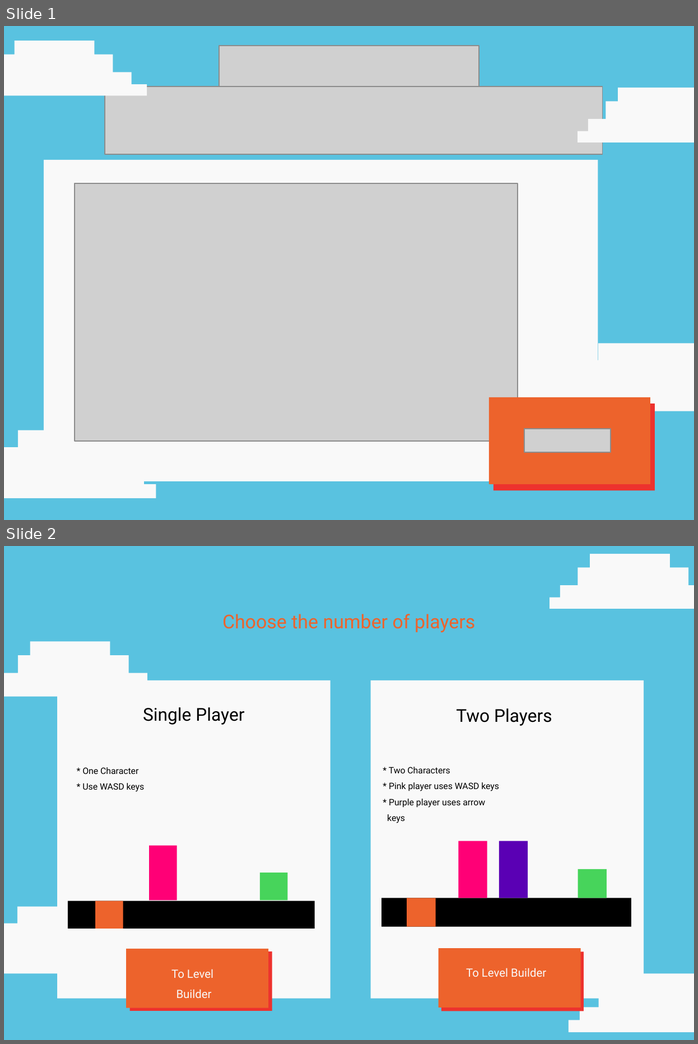
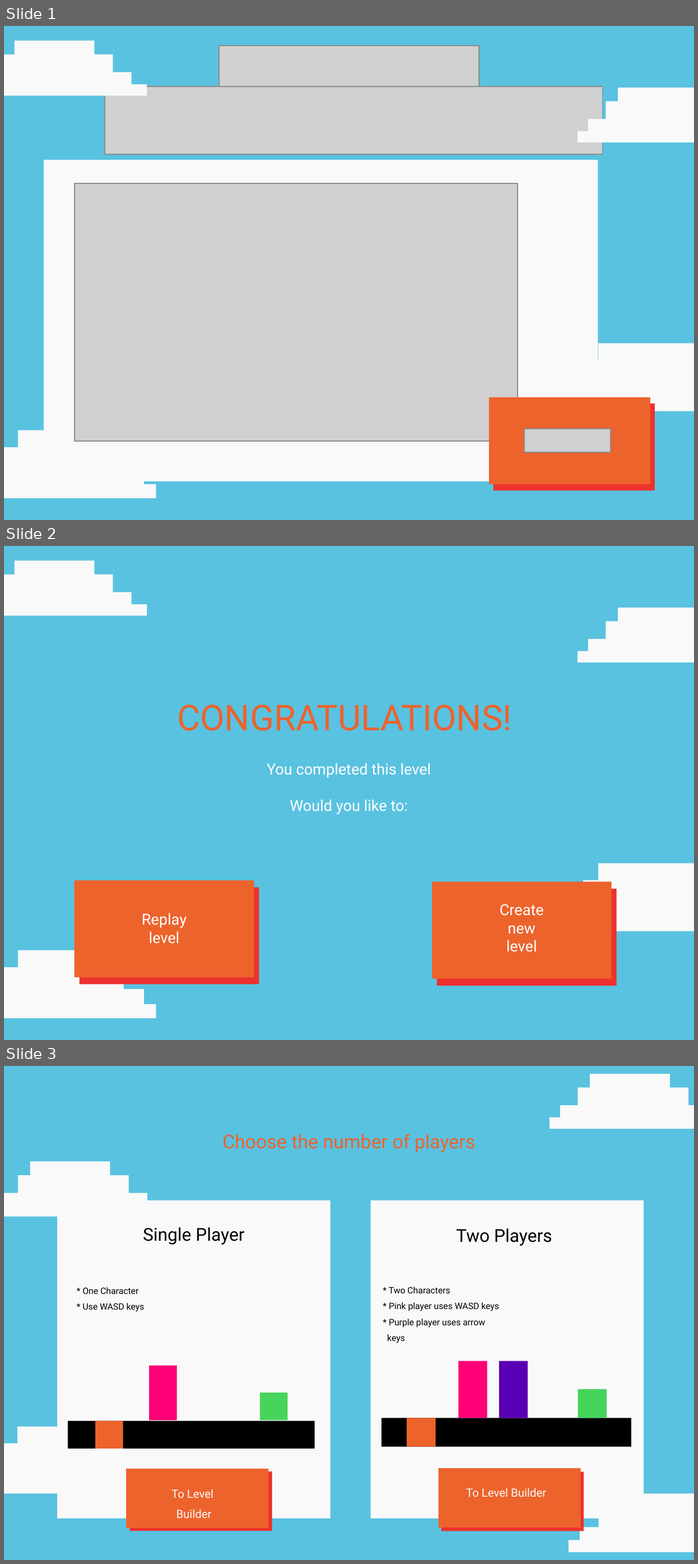
Before and after one commit to IyladaK/Block-World, a slide deck: resources/BlockWorld graphics.pptx. Shown one above the other, each under a label of ours: slides 1 and 2 before the commit, slides 1, 2 and 3 after it. The pictures are 698x1044 and 698x1564 pixels, drawn with LibreOffice and Linux fonts; fonts in the diff are those of the drawing; grey boxes stand for pictures. Boxes give left, top, right and bottom in pixels: in the first picture for what was removed or moved away, otherwise in the second. Text is boxed around its words. In the diff, an @@ line names an element or a change of style, - is before the commit and + after.

```diff
--- a/resources/BlockWorld graphics.pptx
+++ b/resources/BlockWorld graphics.pptx
@@ slide 2 added at (4,546,694,1040), background #FFFFFF @@
@@ rectangle added at (4,546,694,1040), fill #59C2E0 @@
@@ freeform shape added at (4,561,146,615), fill #F9F9F9 @@
@@ freeform shape added at (577,607,694,662), fill #F9F9F9 @@
@@ text added at (177,704,512,731), 28 pt, text #ED632C @@
+CONGRATULATIONS!
@@ text added at (267,763,431,814), 12 pt, text #FFFFFF @@
+You completed this level
+Would you like to:
@@ freeform shape added at (548,862,694,930), fill #F9F9F9 @@
@@ rectangle added at (74,880,254,977), fill #ED632C @@
@@ rectangle added at (80,887,259,984), fill #ED322E @@
@@ rectangle added at (432,882,612,978), fill #ED632C @@
@@ rectangle added at (436,888,616,985), fill #ED322E @@
@@ text added at (142,913,187,944), 12 pt, text #FFFFFF @@
+Replay
+level
@@ text added at (500,904,544,952), 12 pt, text #FFFFFF @@
+Create
+new
+level
@@ freeform shape added at (4,950,156,1018), fill #F9F9F9 @@
@@ what was slide 2 is now slide 3 @@
```
Also in this commit, not shown: 5 other files.
